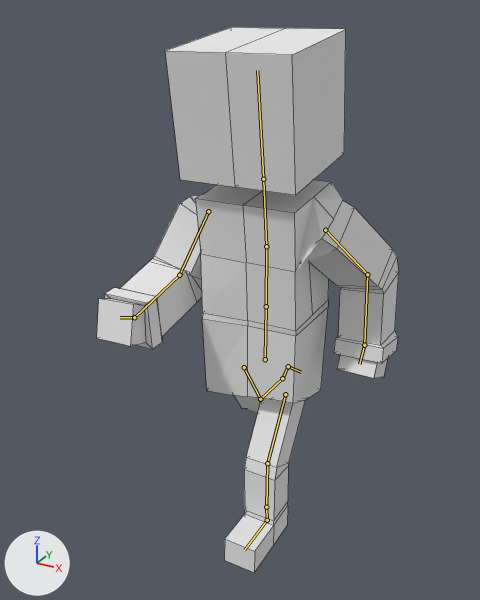
The Blender file Characters/Colby.blend: old version first, new version second.
Camera for both pictures: a 50 mm camera at (4.66, -9.42, 8.96) aimed at (-0.43, -0.16, 4.33). Lighting does not change. The marker at lower left points along +X, +Y and +Z. Both versions are drawn at frame 15 of the action 'Running'; the numbers are the values there. The bones that bend it are drawn over the model as lines. Mesh edges are drawn as thin lines.
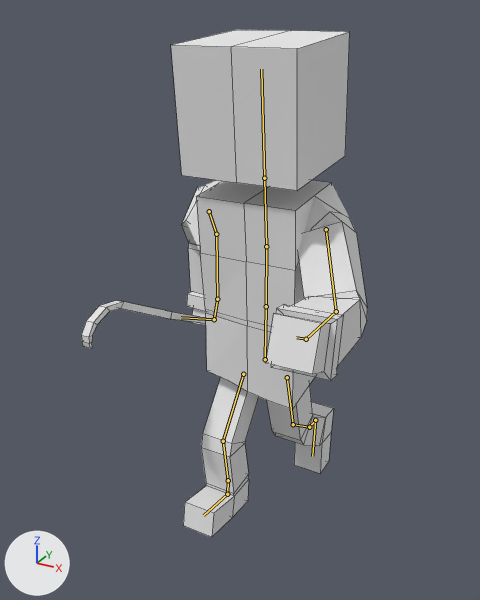
Where the change shows, as pixel boxes [x1, y1, x2, y2] in the pictures (480 x 600 px):
'Cube', posed (35% narrower, 7% shorter): before [97, 27, 399, 572]; after [171, 30, 367, 537]
'Cube.001', now drawn: after [81, 300, 206, 348]
bone 'Bone.002', root to tip: before (266, 246) to (263, 179); after (266, 246) to (264, 178)
bone 'Bone.003', root to tip: before (263, 179) to (257, 70); after (264, 178) to (261, 69)
bone 'Bone.004', root to tip: before (208, 211) to (179, 275); after (209, 211) to (216, 234)
bone 'Bone.005', root to tip: before (179, 275) to (134, 317); after (216, 234) to (217, 299)
bone 'Bone.006', root to tip: before (134, 317) to (120, 317); after (217, 299) to (214, 319)
bone 'Bone.007', root to tip: before (325, 230) to (367, 274); after (326, 229) to (336, 311)
bone 'Bone.008', root to tip: before (367, 274) to (364, 345); after (336, 311) to (306, 339)
bone 'Bone.009', root to tip: before (364, 345) to (359, 364); after (306, 339) to (296, 337)
bone 'Bone.010', root to tip: before (285, 394) to (267, 463); after (287, 377) to (293, 424)
bone 'Bone.011', root to tip: before (267, 463) to (266, 507); after (293, 424) to (309, 427)
bone 'Bone.012', root to tip: before (266, 507) to (267, 520); after (309, 427) to (315, 420)
bone 'Bone.016', root to tip: before (267, 520) to (244, 550); after (315, 420) to (312, 456)
bone 'Bone.013', root to tip: before (244, 367) to (260, 399); after (243, 374) to (223, 441)
bone 'Bone.014', root to tip: before (260, 399) to (282, 378); after (223, 441) to (228, 480)
bone 'Bone.015', root to tip: before (282, 378) to (288, 366); after (228, 480) to (227, 494)
bone 'Bone.017', root to tip: before (288, 366) to (301, 372); after (227, 494) to (203, 515)

Diff of the bpy script that builds the scene:
```diff
--- a/Characters/Colby.blend.py
+++ b/Characters/Colby.blend.py
@@ bone_bone_002 @@
 bone_bone_002 = bpy.data.objects['Armature'].pose.bones['Bone.002']  # child of 'Bone.001'
-bone_bone_002.rotation_quaternion = (0.999, 0.0, 0.0, -0.039)  # degrees (0, 0, -4)
+bone_bone_002.rotation_quaternion = (1.0, 0.0, 0.0, -0.023)  # degrees (0, 0, -3)
@@ bone_bone_003 @@
 bone_bone_003 = bpy.data.objects['Armature'].pose.bones['Bone.003']  # child of 'Bone.002'
-bone_bone_003.rotation_quaternion = (1.0, 0.0, 0.0, 0.012)  # degrees (0, 0, 1)
+bone_bone_003.rotation_quaternion = (1.0, 0.0, 0.0, -0.001)  # degrees (0, 0, 0)
@@ bone_bone_004 @@
 bone_bone_004 = bpy.data.objects['Armature'].pose.bones['Bone.004']  # child of 'Bone.002'
-bone_bone_004.rotation_quaternion = (0.794, 0.118, 0.173, 0.57)  # degrees (23, 8, 73)
+bone_bone_004.rotation_quaternion = (0.748, -0.23, -0.32, 0.535)  # degrees (-45, -13, 77)
@@ bone_bone_005 @@
 bone_bone_005 = bpy.data.objects['Armature'].pose.bones['Bone.005']  # child of 'Bone.004'
-bone_bone_005.rotation_quaternion = (0.855, -0.14, 0.088, 0.491)  # degrees (-9, 17, 58)
+bone_bone_005.rotation_quaternion = (0.894, -0.145, 0.076, 0.416)  # degrees (-12, 15, 48)
@@ bone_bone_006 @@
 bone_bone_006 = bpy.data.objects['Armature'].pose.bones['Bone.006']  # child of 'Bone.005'
-bone_bone_006.rotation_quaternion = (0.951, -0.033, 0.005, 0.308)  # degrees (-3, 2, 36)
+bone_bone_006.rotation_quaternion = (0.976, -0.031, 0.006, 0.216)  # degrees (-3, 1, 25)
@@ bone_bone_007 @@
 bone_bone_007 = bpy.data.objects['Armature'].pose.bones['Bone.007']  # child of 'Bone.002'
-bone_bone_007.rotation_quaternion = (0.791, -0.162, 0.246, -0.536)  # degrees (-32, 13, -72)
+bone_bone_007.rotation_quaternion = (0.792, 0.185, -0.26, -0.532)  # degrees (35, -12, -72)
@@ bone_bone_008 @@
 bone_bone_008 = bpy.data.objects['Armature'].pose.bones['Bone.008']  # child of 'Bone.007'
-bone_bone_008.rotation_quaternion = (0.919, -0.145, -0.074, -0.359)  # degrees (-13, -14, -41)
+bone_bone_008.rotation_quaternion = (0.839, -0.129, -0.107, -0.51)  # degrees (-7, -18, -62)
@@ bone_bone_009 @@
 bone_bone_009 = bpy.data.objects['Armature'].pose.bones['Bone.009']  # child of 'Bone.008'
-bone_bone_009.rotation_quaternion = (0.963, -0.024, -0.003, -0.268)  # degrees (-3, -1, -31)
+bone_bone_009.rotation_quaternion = (0.981, -0.026, -0.002, -0.188)  # degrees (-3, -1, -22)
@@ bone_bone_010 @@
 bone_bone_010 = bpy.data.objects['Armature'].pose.bones['Bone.010']  # child of 'Bone'
-bone_bone_010.location = (0.0, 0.21, 0.0)
-bone_bone_010.rotation_quaternion = (0.959, 0.0, 0.0, 0.284)  # degrees (0, 0, 33)
+bone_bone_010.location = (0.05, -0.11, 0.0)
+bone_bone_010.rotation_quaternion = (0.99, 0.0, 0.0, -0.142)  # degrees (0, 0, -16)
@@ bone_bone_011 @@
 bone_bone_011 = bpy.data.objects['Armature'].pose.bones['Bone.011']  # child of 'Bone.010'
-bone_bone_011.rotation_quaternion = (0.957, 0.289, 0.0, 0.0)  # degrees (34, 0, 0)
+bone_bone_011.rotation_quaternion = (0.935, 0.343, 0.002, 0.001)  # degrees (40, 0, 0)
@@ bone_bone_012 @@
 bone_bone_012 = bpy.data.objects['Armature'].pose.bones['Bone.012']  # child of 'Bone.011'
-bone_bone_012.rotation_quaternion = (1.0, 0.016, 0.0, 0.0)  # degrees (2, 0, 0)
+bone_bone_012.rotation_quaternion = (0.971, 0.25, 0.0, 0.001)  # degrees (29, 0, 0)
@@ bone_bone_016 @@
 bone_bone_016 = bpy.data.objects['Armature'].pose.bones['Bone.016']  # child of 'Bone.012'
-bone_bone_016.rotation_quaternion = (0.999, 0.032, 0.0, 0.0)  # degrees (4, 0, 0)
+bone_bone_016.rotation_quaternion = (0.999, -0.016, 0.0, 0.0)  # degrees (-2, 0, 0)
@@ bone_bone_013 @@
 bone_bone_013 = bpy.data.objects['Armature'].pose.bones['Bone.013']  # child of 'Bone'
-bone_bone_013.location = (0.0, -0.11, 0.0)
-bone_bone_013.rotation_quaternion = (0.959, 0.0, 0.0, -0.285)  # degrees (0, 0, -33)
+bone_bone_013.location = (-0.02, 0.02, 0.0)
+bone_bone_013.rotation_quaternion = (0.946, 0.0, 0.0, 0.323)  # degrees (0, 0, 38)
@@ bone_bone_014 @@
 bone_bone_014 = bpy.data.objects['Armature'].pose.bones['Bone.014']  # child of 'Bone.013'
-bone_bone_014.rotation_quaternion = (0.884, 0.0, 0.008, -0.468)  # degrees (0, 1, -56)
+bone_bone_014.rotation_quaternion = (0.921, 0.0, 0.007, -0.388)  # degrees (0, 1, -46)
@@ bone_bone_015 @@
 bone_bone_015 = bpy.data.objects['Armature'].pose.bones['Bone.015']  # child of 'Bone.014'
-bone_bone_015.rotation_quaternion = (0.97, 0.244, 0.0, 0.0)  # degrees (28, 0, 0)
+bone_bone_015.rotation_quaternion = (0.995, -0.093, 0.0, 0.0)  # degrees (-11, 0, 0)
@@ bone_bone_017 @@
 bone_bone_017 = bpy.data.objects['Armature'].pose.bones['Bone.017']  # child of 'Bone.015'
-bone_bone_017.rotation_quaternion = (0.971, -0.24, 0.0, 0.0)  # degrees (-28, 0, 0)
+bone_bone_017.rotation_quaternion = (0.998, 0.068, 0.0, 0.0)  # degrees (8, 0, 0)
```
